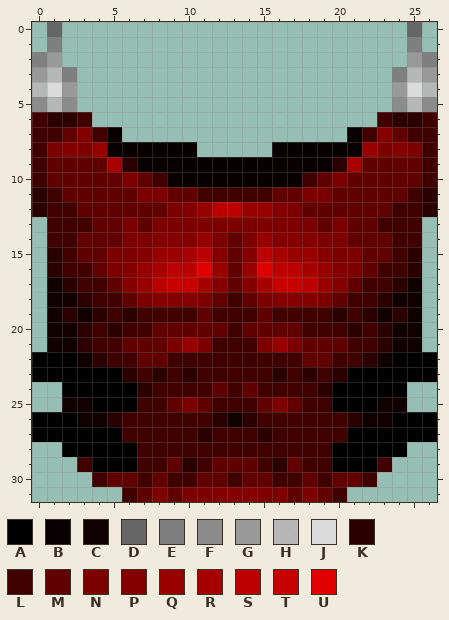
Two states of a pixel-art sprite, PK3 Source/Sprites/Items/Armour/ARM3A0.png. The first picture shows the starting point.
The file is 50x40 pixels. Colours within 5 levels of each other are drawn and written as one. The old version is drawn lined up with the new one, on the new canvas.
Palette (. is transparent): A #000000  B #080000  C #100000  D #666666  E #7f7f7f  F #8b8b8b  G #999999  H #b7b7b7f5  J #dbdbdb  K #2a0000  L #400000  M #600000  N #7c0000  P #840000  Q #980000  R #a60000  S #ba0000  T #c80000  U #e00000
Pixels before, first column x 0:
 0 .D.......................D.
 1 .E.......................E.
 2 EG.......................GE
 3 GHE.....................EHG
 4 HJG.....................GJH
 5 FHF.....................FHF
 6 LKKL...................LKKL
 7 LLMPLB...............BLPMLL
 8 LNPNQBBBBBB.....BBBBBBQNPNL
 9 LMMMMRKBBBBBBBBBBBBBKRMMMML
10 LMMMMMNMLBBBBBBBBBLMNMMMMML
11 KLMMMMMNNMMLLLLLMMNNMMMMMLK
12 KLLMMMMMMNPQSSQQPNMMMMMMLLK
13 .LLLMMNMNNNNNNNNNNNMNMMLLL.
14 .LLMMMNNPPPQNMNQPPPNNMMMLL.
15 .KLMMNNPQQRSPMPSRQQPNNMMLK.
16 .KLLMNPQRSSUQMQUSSRQPNMLLK.
17 .CKLLMPQSTTRPMPRTTSQPMLLKC.
18 .CCKLLMNPPPNMLMNPPPNMLLKCC.
19 .CKCKLKLLLLMLLLMLLLLKLKCKC.
20 .CCKLKLLMMMMMLMMMMLLLKLKCC.
21 .CCKLLMMMNQNLLLNQNMMMLLKCC.
22 AAACKLLMMLLLLLLLLLMMLLKCAAA
23 AAAAAAKLKLKLLLLLKLKLKAAAAAA
24 ..AAAAAKLLLLMLMLLLLKAAAAA..
25 ..CCAAALLMNMLLLMNMLLAAACC..
26 AAACCKLLLLLLKCKLLLLLLKCCAAA
27 AAAAAALLLLLKLLLKLLLLLAAAAAA
28 ..AAAAALLLLLLLLLLLLLAAAAA..
29 ...LAAALLMKLMMMLKMLLAAAL...
30 ....LMMLMLLMMLMMLLMLMML....
31 ......LMNMNNPPPNNMNML......
And afterwards:
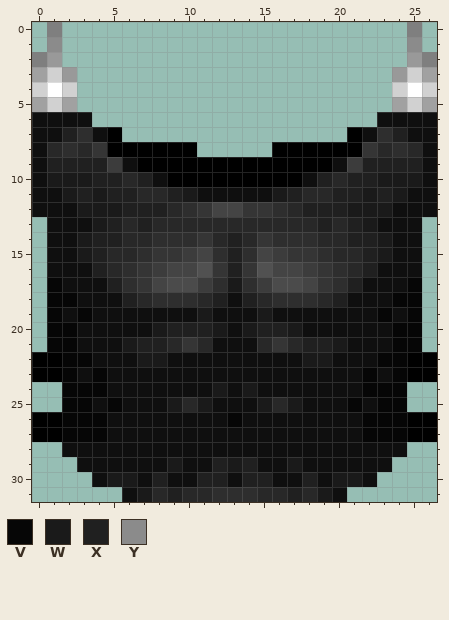
Colours new in this view: V #060606  W #1a1a1a  X #202020  Y #8b8b8b
The edit:
canvas 50x40 -> 27x32, the old top-left corner now at -12,-8 (the part of the old canvas that was cut away was empty and is not shown)
colour F: #8b8b8b -> #a1a1a1
colour H: #b7b7b7f5 -> #d1d1d1
colour J: #dbdbdb -> #ffffff
colour L: #400000 -> #0f0f0f
colour N: #7c0000 -> #282828
colour P: #840000 -> #2e2e2e
colour Q: #980000 -> #353535
colour R: #a60000 -> #3c3c3c
colour S: #ba0000 -> #444444
colour T: #c80000 -> #4b4b4b
colour U: #e00000 -> #515151
Changed rows in their new state; - is a pixel that keeps its letter.
first column x 0:
 0 -E-----------------------E-
 1 -Y-----------------------Y-
 3 F-G---------------------G-F
 4 --H---------------------H--
 6 -LL---------------------LL-
 7 --X--A---------------A--X--
 8 -----AAAAAA-----AAAAAA-----
 9 -XXXX-LAAAAAAAAAAAAAL-XXXX-
10 -WWWXX-X-AAAAAAAAA-X-XXWWW-
11 L-WXWXX--XW-----WX--XXWXW-L
12 L--WWWXXX---------XXXWWW--L
13 ----WX-X-----------X-XW----
14 ---WXX-------X-------XXW---
15 -L-WX--------X--------XW-L-
16 -L--X--------X--------X--L-
17 -VL--X-------W-------X--LV-
18 -VVL--X-----X-X-----X--LVV-
19 -VLVL-L----W---W----L-LVLV-
20 -VVL-L--WXXXW-WXXW---L-LVV-
21 -VVL--WXX---------XXW--LVV-
22 --VVL--WW---------WW--LVV--
23 --VLVLL-L-L-----L-L-LLVLV--
24 --VVVLLL----W-W----LLLVVV--
25 --VVLVL--W-W---W-W--LVLVV--
26 --VVVL------LVL------LVVV--
27 --VVVL-----L---L-----LVVV--
28 --LLLLL-------------LLLLL--
29 ----LLL--WL-XWX-LW--LLL----
30 -----WW-X--XX-XX--X-WW-----
31 -------W-X-------X-W-------
Pixel boxes of the changes (left, top, right, bottom) in both pictures:
changed: (32, 22, 437, 502)
